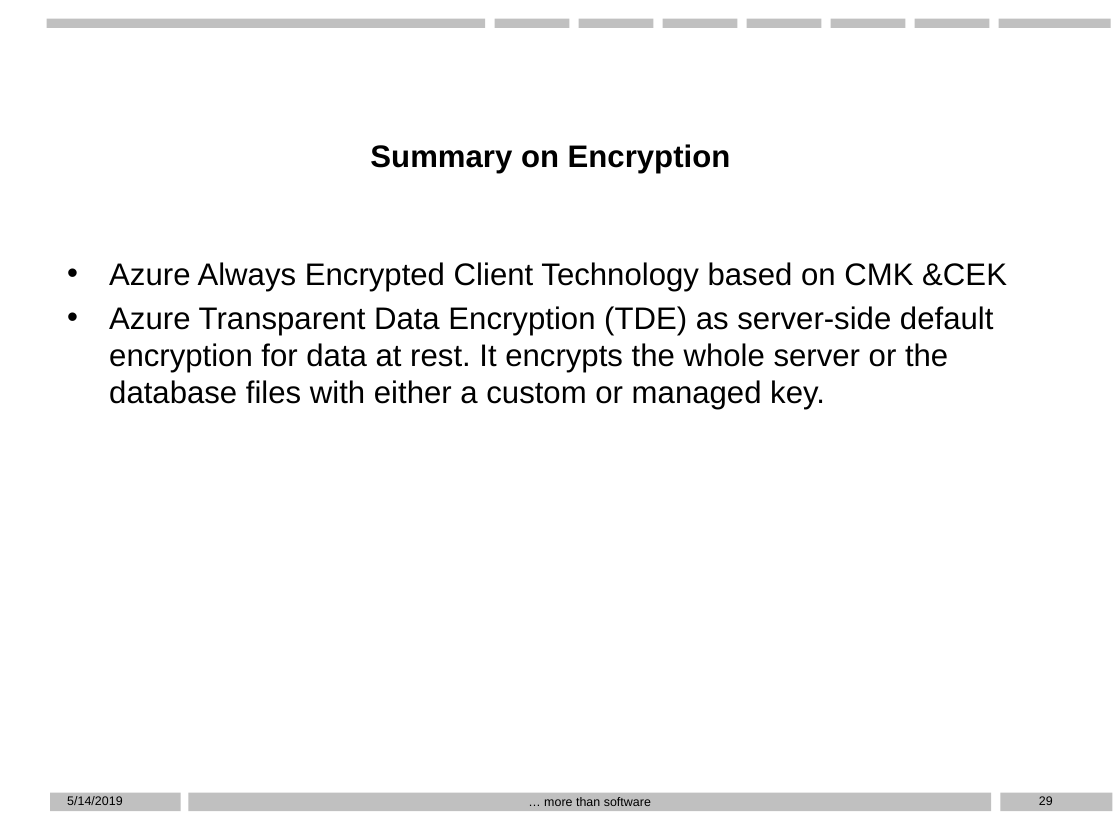
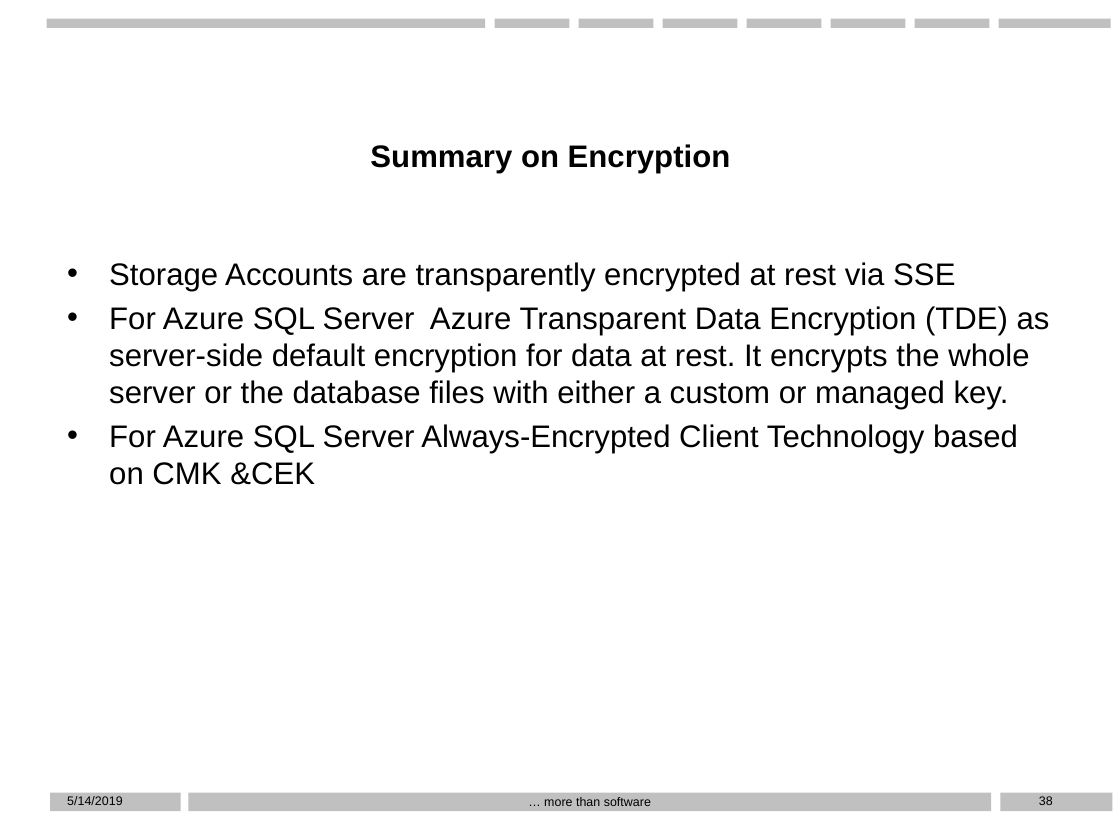
Before and after one commit to D76X/WPPresentation, a slide deck: slide 38 of Presentation.pptx (slide 29 before the commit). Drawn at 1120x840 pixels with LibreOffice and Linux fonts; fonts in the diff are those of the drawing; background and template pictures are left out. Boxes give left, top, right and bottom in pixels: in the first picture for what was removed or moved away, otherwise in the second. Text is boxed around its words. In the diff, an @@ line names an element or a change of style, - is before the commit and + after.

```diff
--- a/Presentation.pptx
+++ b/Presentation.pptx
@@ text at (109, 262, 1050, 485): text changed @@
-• Azure Always Encrypted Client Technology based on CMK &CEK
-• Azure Transparent Data Encryption (TDE) as server-side default encryption for data at rest. It encrypts the whole server or the database files with either a custom or managed key.
+• Storage Accounts are transparently encrypted at rest via SSE
+• For Azure SQL Server Azure Transparent Data Encryption (TDE) as server-side default encryption for data at rest. It encrypts the whole server or the database files with either a custom or managed key.
+• For Azure SQL Server Always-Encrypted Client Technology based on CMK &CEK
@@ page number at (1039, 796, 1053, 805): text changed @@
-29
+38
```
Also in this commit, not shown: 9 other slides changed, 8 slides added, 3 slides removed, 2 other files.
